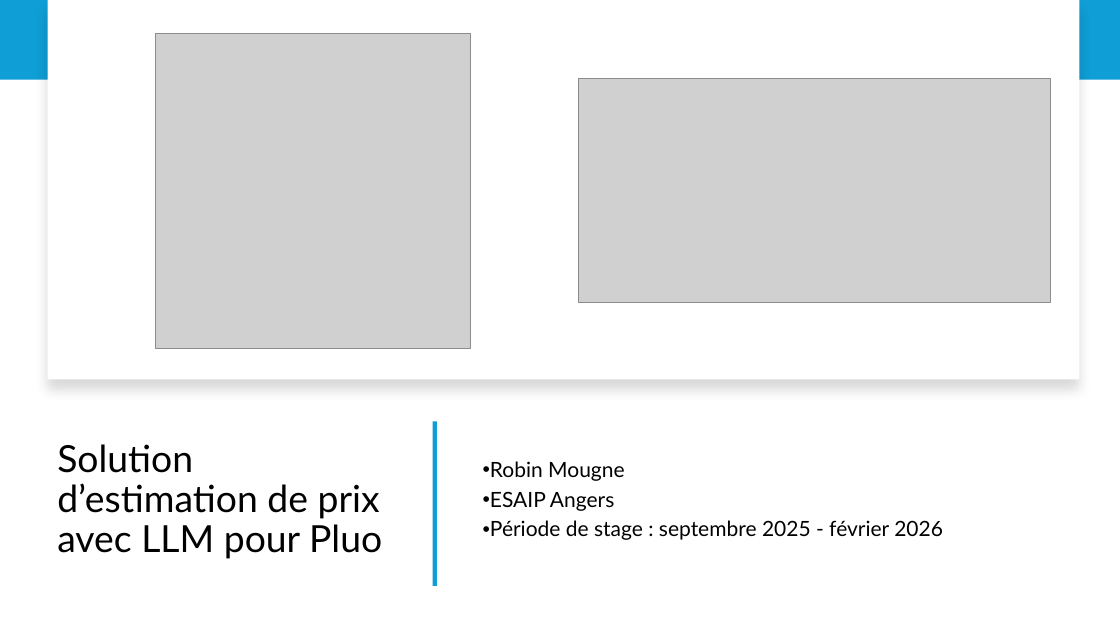
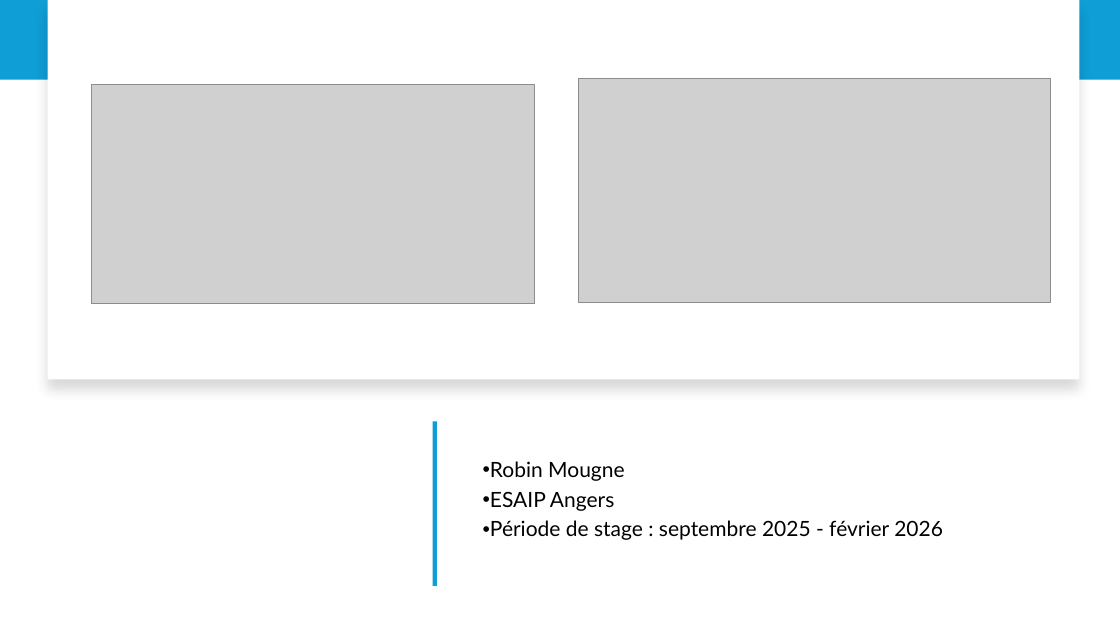
Before and after one commit to IzowRM/Stage-Cetic, a slide deck: slide 1 of TIM Pluo/Slide_Pluo.pptx. Drawn at 1120x630 pixels with LibreOffice and Linux fonts; fonts in the diff are those of the drawing; grey boxes stand for pictures. Boxes give left, top, right and bottom in pixels: in the first picture for what was removed or moved away, otherwise in the second. Text is boxed around its words. In the diff, an @@ line names an element or a change of style, - is before the commit and + after.

```diff
--- a/TIM Pluo/Slide_Pluo.pptx
+++ b/TIM Pluo/Slide_Pluo.pptx
@@ picture: place and size @@
-picture at (155, 34, 471, 349)
+picture at (92, 85, 534, 303)
@@ title removed at (57, 444, 382, 559) @@
-Solution d’estimation de prix avec LLM pour Pluo
```
Also in this commit, not shown: 7 other slides changed, 3 slides added, 2 slides removed, 2 other files.
